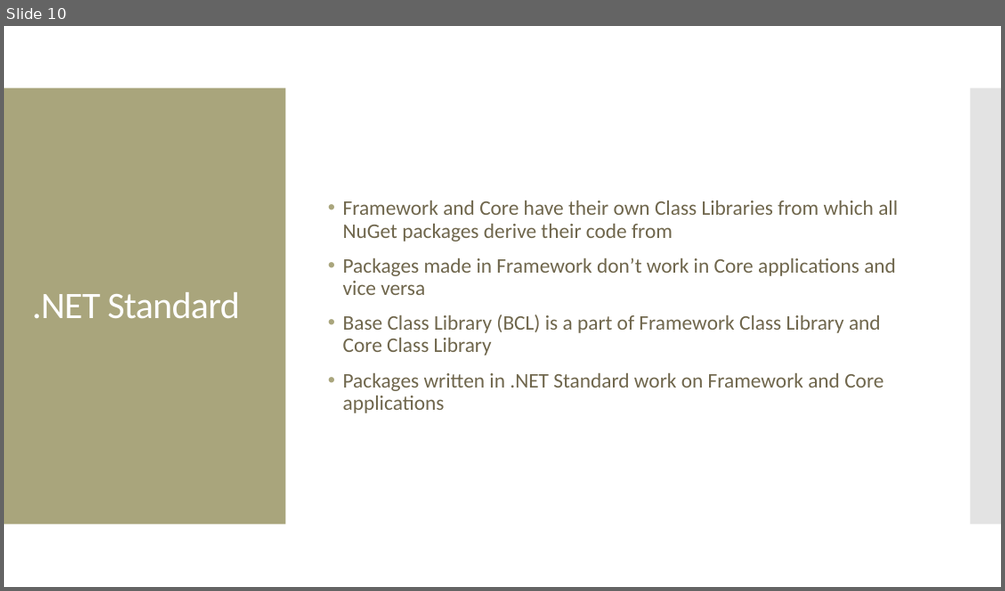
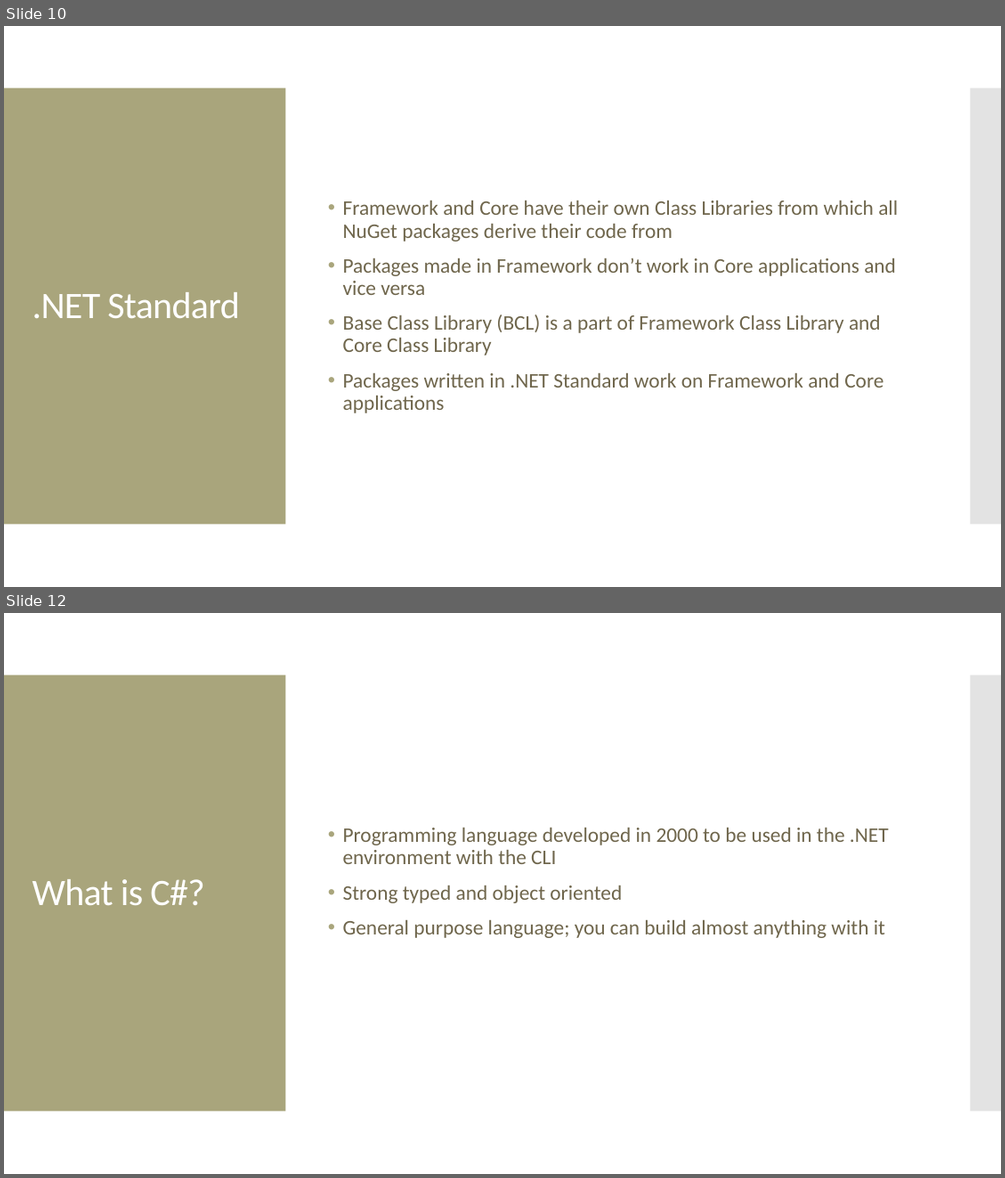
Before and after one commit to Manny-Apsel/.NET-C-Workshop, a slide deck: Presentation.pptx. Shown one above the other, each under a label of ours: slide 10 before the commit, slides 10 and 12 after it; the slides between them are not shown. The pictures are 1005x591 and 1005x1178 pixels, drawn with LibreOffice and Linux fonts; fonts in the diff are those of the drawing. Boxes give left, top, right and bottom in pixels: in the first picture for what was removed or moved away, otherwise in the second. Text is boxed around its words. In the diff, an @@ line names an element or a change of style, - is before the commit and + after.

Commit message:
added some text for the c# section of the powerpoint

```diff
--- a/Presentation.pptx
+++ b/Presentation.pptx
@@ slide 12 added at [4,613,1001,1174], background #FFFFFF; not listed: 2 template elements that a slide beside it also shows @@
@@ text added at [343,827,889,938], 20 pt, text #6F664C @@
+• Programming language developed in 2000 to be used in the .NET environment with the CLI
+• Strong typed and object oriented
+• General purpose language; you can build almost anything with it
@@ title added at [32,879,204,905], 36 pt, text #FFFFFF @@
+What is C#?
```
Also in this commit, not shown: 5 other slides added.
